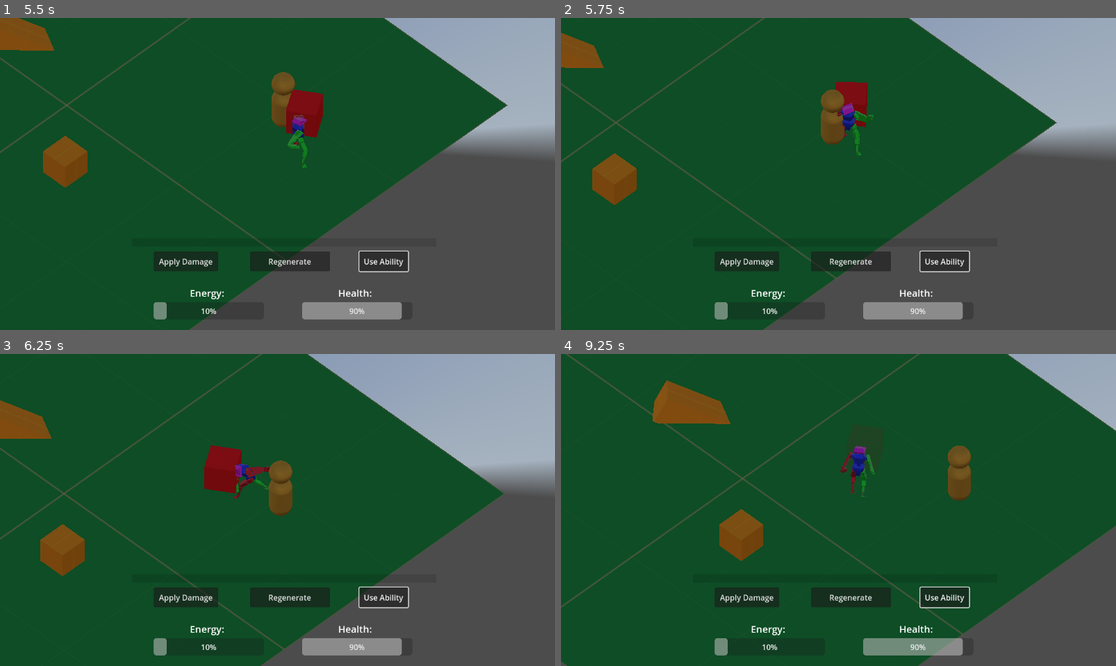
Above: before the commit, frames 1-4 (two rows, left to right).
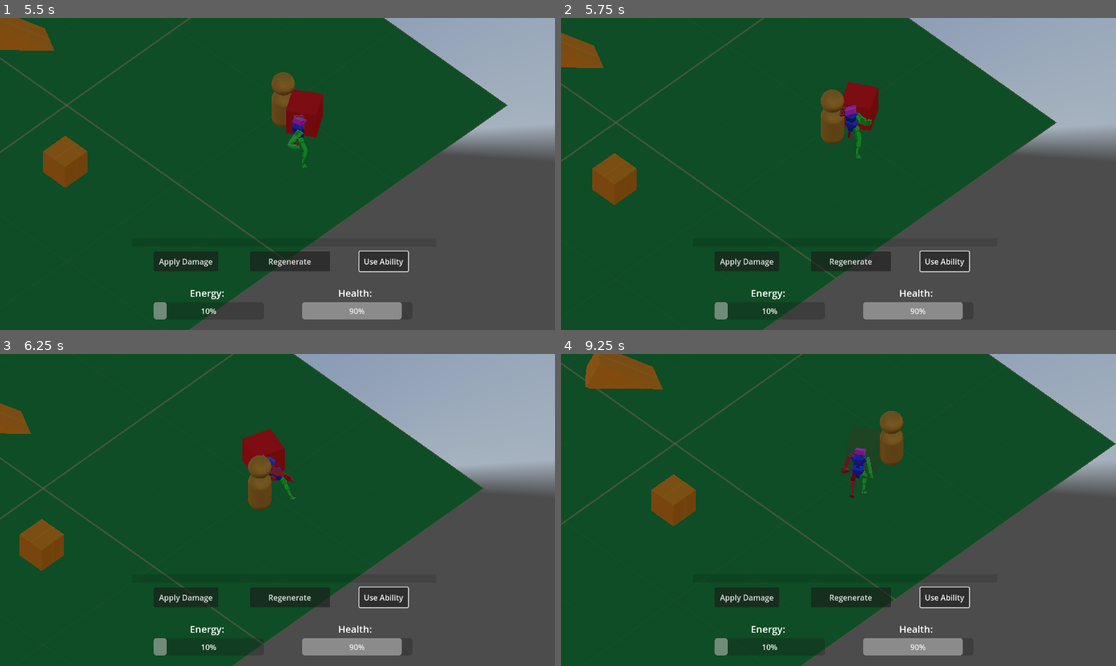
Above: after the commit, the same moments.

Repository: Androx765/Game_dev
Game: Godot game, scene res://scenes/game/game.tscn
Two runs of this game, one before a commit and one after it. Both use one fixed random seed, a clock stepped at 60 frames per second and the inputs below. This scene is started directly instead of the project's main scene. A sky picture missing from this copy of the repository is replaced by a grey-blue gradient.
Inputs (mouse positions are in pixels of both pictures, inside the frame that each line leads up to):
- Up to frame 1 (5.5 s): click "Apply Damage" at 0.5 s; click "Regenerate" at 1.25 s; click "Use Ability" at 2 s; tap Enter at 2.75 s; move the mouse to (399, 158) at 2.77 s; press the mouse at (399, 158) at 2.78 s; hold D (move_right) 2.78-3.53 s; move the mouse to (166, 189) at 3.52 s; release the mouse at (166, 189) at 3.53 s; hold S (move_down) 3.53-4.28 s; tap 1 (dance1) at 3.6 s; click (166, 189) at 3.8 s; move the mouse to (333, 105) at 4.27 s; hold D (move_right) 4.28-5.03 s; hold 2 (dance2) 4.28-5.03 s; click (333, 105) at 4.55 s; move the mouse to (249, 236) at 5.02 s; hold W (move_up) from 5.03 s (still down); click (249, 236) at 5.1 s
- Up to frame 2 (5.75 s): keep holding W (move_up)
- Up to frame 3 (6.25 s): move the mouse to (444, 556) at 5.77 s; release W (move_up) at 5.78 s; press the mouse at (444, 556) at 5.78 s; hold A (move_left) from 5.78 s (still down)
- Up to frame 4 (9.25 s): move the mouse to (672, 463) at 6.52 s; release the mouse at (672, 463) at 6.53 s; tap 1 (dance1) at 6.6 s; click (672, 463) at 6.8 s; move the mouse to (866, 510) at 7.27 s; release A (move_left) at 7.28 s; hold S (move_down) 7.28-8.03 s; hold 2 (dance2) 7.28-8.03 s; click (866, 510) at 7.55 s; move the mouse to (755, 432) at 8.02 s; hold D (move_right) 8.03-8.78 s; click (755, 432) at 8.1 s; move the mouse to (960, 494) at 8.77 s; press the mouse at (960, 494) at 8.78 s; hold W (move_up) from 8.78 s (still down)

Frame 1 is identical in both runs. In frame 2, 0.6% of the frame differs, in the area x 0-90%, y 2-60%; in frame 3, 9.3%; in frame 4, 20%, in the area x 0-100%, y 0-100%.

Commit message:
Make enemy dummy extend Entity class

Diff:
--- a/Game/scenes/game/abilities/active_ability.gd
+++ b/Game/scenes/game/abilities/active_ability.gd
@@ -2,6 +2,7 @@
 extends Node3D
 
 var energy_cost: int
+var damage: int
 
 
 # Called when the node enters the scene tree for the first time.
--- a/Game/scenes/game/abilities/fire/fire.gd
+++ b/Game/scenes/game/abilities/fire/fire.gd
@@ -4,12 +4,14 @@
 func execute(entity: Entity, direction = null):
 	if entity.energy_current >= 20:
 		print(entity.name + " casts FIRE")
+		entity.use_energy(20)
 	else:
 		print(entity.name + " cannot cast FIRE, ICH HAB KEIN MANA MEHR")
 
 # Called when the node enters the scene tree for the first time.
 func _ready():
 	energy_cost = 20
+	damage = 4
 	# Replace with function body.
 
 
--- a/Game/scenes/game/characters/enemies/enemyDummy.gd
+++ b/Game/scenes/game/characters/enemies/enemyDummy.gd
@@ -1,16 +1,18 @@
-extends Node3D
+extends Entity
 
 @export var startHealth = 10
 var health
 
 func _ready():
-	health = startHealth
+	health_max = 10
+	health_current = health_max
+	#health = startHealth
 
 func _process(delta):
-	if (health <= 0):
+	if (health_current <= 0):
 		print("You clapped the Dummy")
-		health = startHealth
+		health_current = health_max
 
 func take_damage(amount: int):
 	print("Damage: ", amount)
-	health -= amount
+	health_current -= amount
--- a/Game/scenes/game/characters/enemies/enemyDummy.tscn
+++ b/Game/scenes/game/characters/enemies/enemyDummy.tscn
@@ -14,7 +14,9 @@
 [sub_resource type="SphereMesh" id="SphereMesh_rw4ux"]
 material = ExtResource("1_uh1ke")
 
-[node name="EnemyDummy" type="Node3D"]
+[sub_resource type="CapsuleShape3D" id="CapsuleShape3D_23fhv"]
+
+[node name="EnemyDummy" type="CharacterBody3D"]
 transform = Transform3D(0.75, 0, 0, 0, 0.75, 0, 0, 0, 0.75, 0, 0, 0)
 script = ExtResource("1_aerhq")
 
@@ -35,3 +37,6 @@
 [node name="Head" type="MeshInstance3D" parent="DummyMeshes"]
 transform = Transform3D(1, 0, 0, 0, 1, 0, 0, 0, 1, 0, 1.425, 0)
 mesh = SubResource("SphereMesh_rw4ux")
+
+[node name="CollisionShape3D" type="CollisionShape3D" parent="."]
+shape = SubResource("CapsuleShape3D_23fhv")
--- a/Game/scenes/game/characters/player/player.gd
+++ b/Game/scenes/game/characters/player/player.gd
@@ -70,7 +70,6 @@
 			melee_attack()
 			melee_attack_test()
 			fire.execute(self)
-			use_energy(fire.energy_cost)
 
 	# dances
 	if event.is_action_pressed("dance1"):
Not shown: 1 places in Game/scenes/game/characters/enemies/enemyDummy.tscn that only renumber resources
